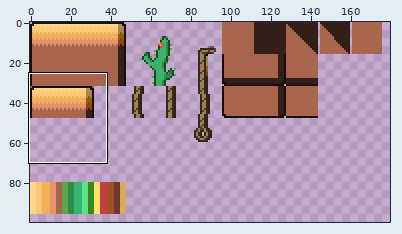
One commit to this sprite sheet: Assets/Desert.png. Above: a wide view before the commit, with the close-up outlined.
Close-up. Old version:
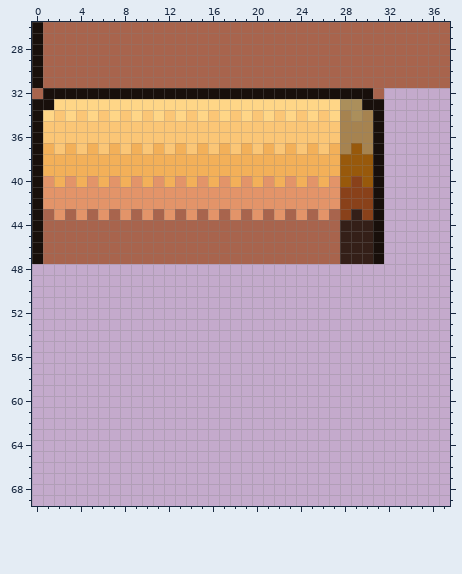
The file is 192x128 pixels. Shown: x 0..37, y 26..69. The wide view leaves out empty margins.
The result:
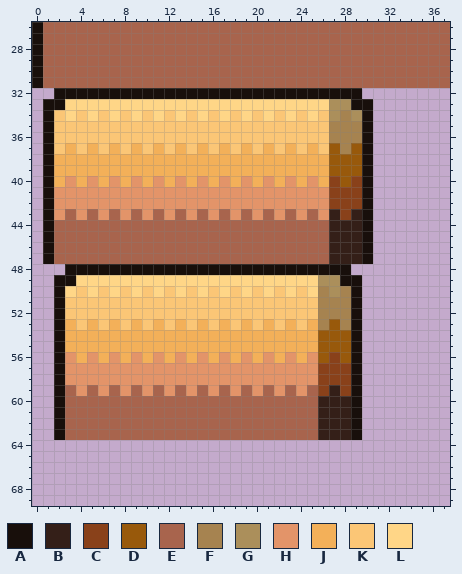
Palette (. is transparent): A #180f0b  B #341f18  C #89411a  D #98590b  E #a8644d  F #a68350  G #ab8f5b  H #e39469  J #f3b059  K #fbc676  L #ffd687
From old to new:
@@ x 0..37 @@
 31 AEEEEEEEEEEEEEEEEEEEEEEEEEEEEEEEEEEEEE
-32 EAAAAAAAAAAAAAAAAAAAAAAAAAAAAAAE......
-33 AALLLLLLLLLLLLLLLLLLLLLLLLLLGGAA......
-34 ALKLKLKLKLKLKLKLKLKLKLKLKLKLFGFA......
-35 AKKKKKKKKKKKKKKKKKKKKKKKKKKKFFFA......
-36 AKKKKKKKKKKKKKKKKKKKKKKKKKKKFFFA......
-37 AJKJKJKJKJKJKJKJKJKJKJKJKJKJFDFA......
-38 AJJJJJJJJJJJJJJJJJJJJJJJJJJJDDDA......
-39 AJJJJJJJJJJJJJJJJJJJJJJJJJJJDDDA......
-40 AHJHJHJHJHJHJHJHJHJHJHJHJHJHDCDA......
-41 AHHHHHHHHHHHHHHHHHHHHHHHHHHHCCCA......
-42 AHHHHHHHHHHHHHHHHHHHHHHHHHHHCCCA......
-43 AEHEHEHEHEHEHEHEHEHEHEHEHEHECBCA......
-44 AEEEEEEEEEEEEEEEEEEEEEEEEEEEBBBA......
-45 AEEEEEEEEEEEEEEEEEEEEEEEEEEEBBBA......
-46 AEEEEEEEEEEEEEEEEEEEEEEEEEEEBBBA......
-47 AEEEEEEEEEEEEEEEEEEEEEEEEEEEBBBA......
-48 ......................................
-49 ......................................
-50 ......................................
-51 ......................................
-52 ......................................
-53 ......................................
-54 ......................................
-55 ......................................
-56 ......................................
-57 ......................................
-58 ......................................
-59 ......................................
-60 ......................................
-61 ......................................
-62 ......................................
-63 ......................................
+32 ..AAAAAAAAAAAAAAAAAAAAAAAAAAAA........
+33 .AALLLLLLLLLLLLLLLLLLLLLLLLGGAA.......
+34 .AKLKLKLKLKLKLKLKLKLKLKLKLKGFGA.......
+35 .AKKKKKKKKKKKKKKKKKKKKKKKKKFFFA.......
+36 .AKKKKKKKKKKKKKKKKKKKKKKKKKFFFA.......
+37 .AKJKJKJKJKJKJKJKJKJKJKJKJKDFDA.......
+38 .AJJJJJJJJJJJJJJJJJJJJJJJJJDDDA.......
+39 .AJJJJJJJJJJJJJJJJJJJJJJJJJDDDA.......
+40 .AJHJHJHJHJHJHJHJHJHJHJHJHJCDCA.......
+41 .AHHHHHHHHHHHHHHHHHHHHHHHHHCCCA.......
+42 .AHHHHHHHHHHHHHHHHHHHHHHHHHCCCA.......
+43 .AHEHEHEHEHEHEHEHEHEHEHEHEHBCBA.......
+44 .AEEEEEEEEEEEEEEEEEEEEEEEEEBBBA.......
+45 .AEEEEEEEEEEEEEEEEEEEEEEEEEBBBA.......
+46 .AEEEEEEEEEEEEEEEEEEEEEEEEEBBBA.......
+47 .AEEEEEEEEEEEEEEEEEEEEEEEEEBBBA.......
+48 ...AAAAAAAAAAAAAAAAAAAAAAAAAA.........
+49 ..AALLLLLLLLLLLLLLLLLLLLLLGGAA........
+50 ..ALKLKLKLKLKLKLKLKLKLKLKLFGFA........
+51 ..AKKKKKKKKKKKKKKKKKKKKKKKFFFA........
+52 ..AKKKKKKKKKKKKKKKKKKKKKKKFFFA........
+53 ..AJKJKJKJKJKJKJKJKJKJKJKJFDFA........
+54 ..AJJJJJJJJJJJJJJJJJJJJJJJDDDA........
+55 ..AJJJJJJJJJJJJJJJJJJJJJJJDDDA........
+56 ..AHJHJHJHJHJHJHJHJHJHJHJHDCDA........
+57 ..AHHHHHHHHHHHHHHHHHHHHHHHCCCA........
+58 ..AHHHHHHHHHHHHHHHHHHHHHHHCCCA........
+59 ..AEHEHEHEHEHEHEHEHEHEHEHECBCA........
+60 ..AEEEEEEEEEEEEEEEEEEEEEEEBBBA........
+61 ..AEEEEEEEEEEEEEEEEEEEEEEEBBBA........
+62 ..AEEEEEEEEEEEEEEEEEEEEEEEBBBA........
+63 ..AEEEEEEEEEEEEEEEEEEEEEEEBBBA........
 64 ......................................
Pixel boxes of the changes (left, top, right, bottom) in both close-ups:
changed: (32, 88, 384, 440)
